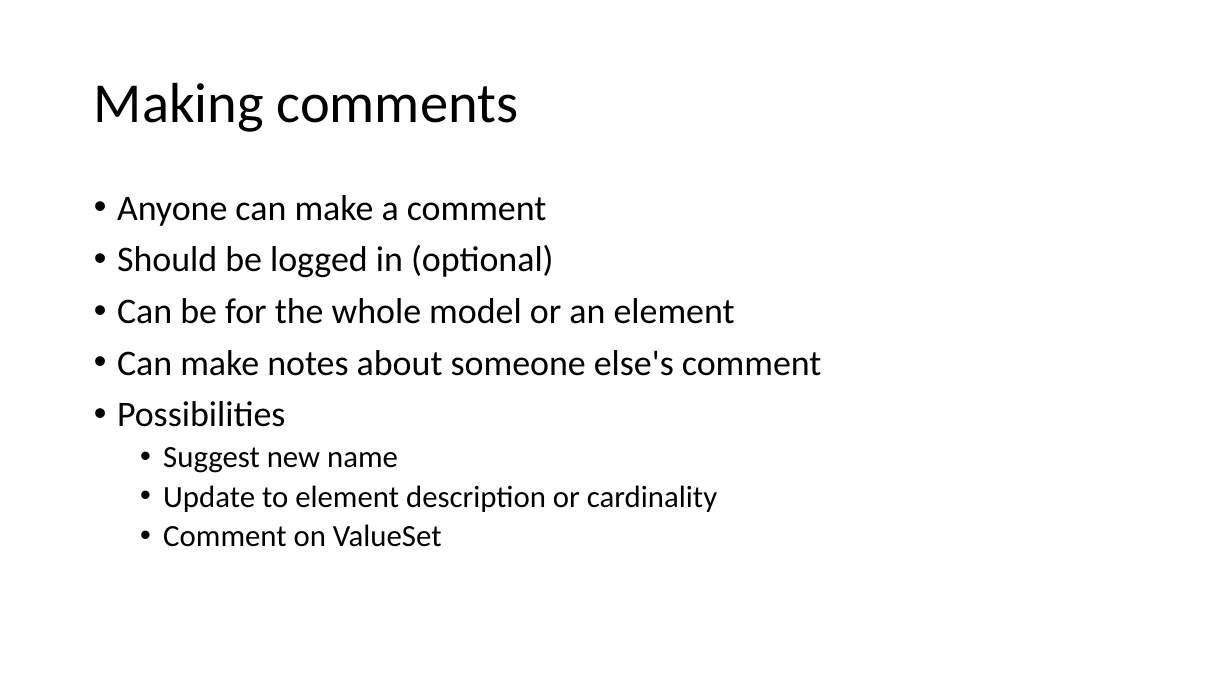
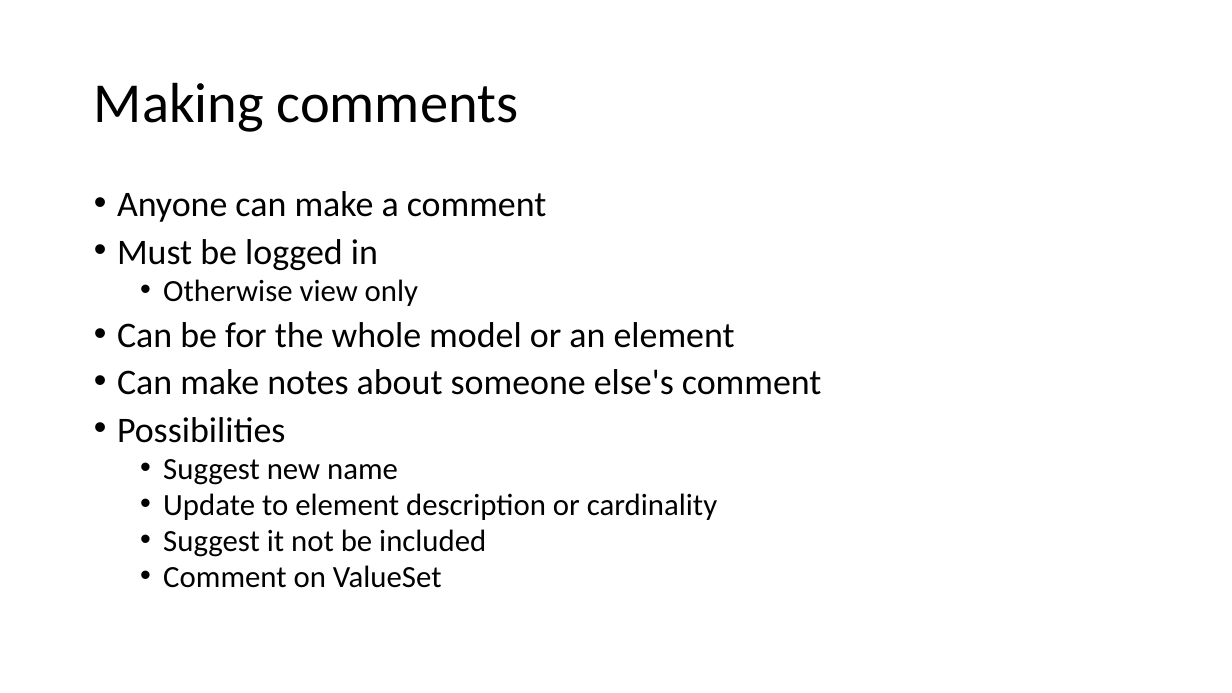
Before and after one commit to davidhay25/clinFHIR, a slide deck: slide 9 of artifacts/Comments on model.pptx (slide 7 before the commit). Drawn at 1232x693 pixels with LibreOffice and Linux fonts; fonts in the diff are those of the drawing. Boxes give left, top, right and bottom in pixels: in the first picture for what was removed or moved away, otherwise in the second. Text is boxed around its words. In the diff, an @@ line names an element or a change of style, - is before the commit and + after.

```diff
--- a/artifacts/Comments on model.pptx
+++ b/artifacts/Comments on model.pptx
@@ text at <box>117,191,822,588</box>: line spacing 0.9 to 0.8 @@
@@ text at <box>117,239,418,306</box>: text changed; size 28 to 24 pt @@
-• Should be logged in (optional)
+• Must be logged in
+  • Otherwise view only
@@ text at <box>163,529,486,557</box>: paragraph added @@
+  • Suggest it not be included
```
Also in this commit, not shown: 4 other slides changed, 2 slides added, 2 slides removed, 8 other files.
